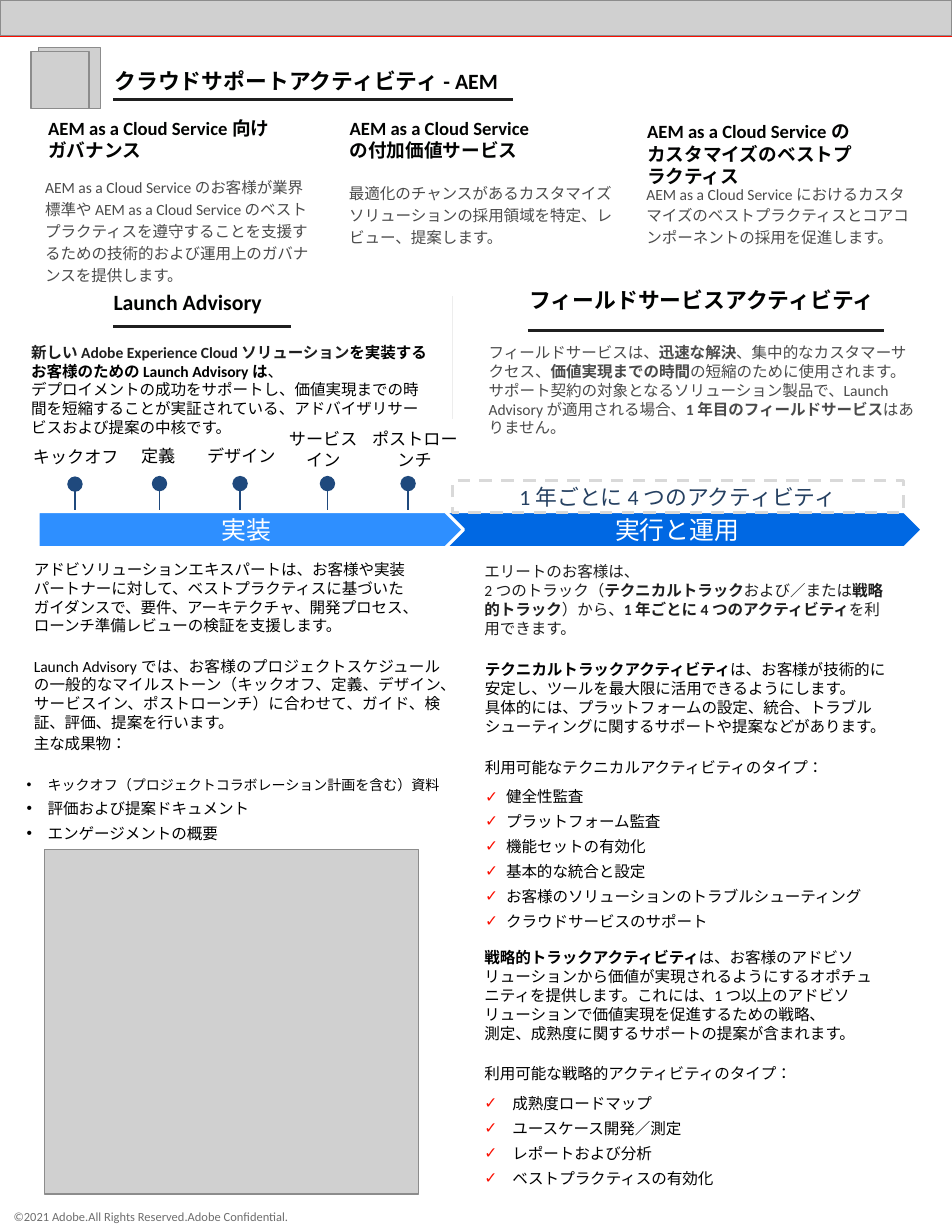
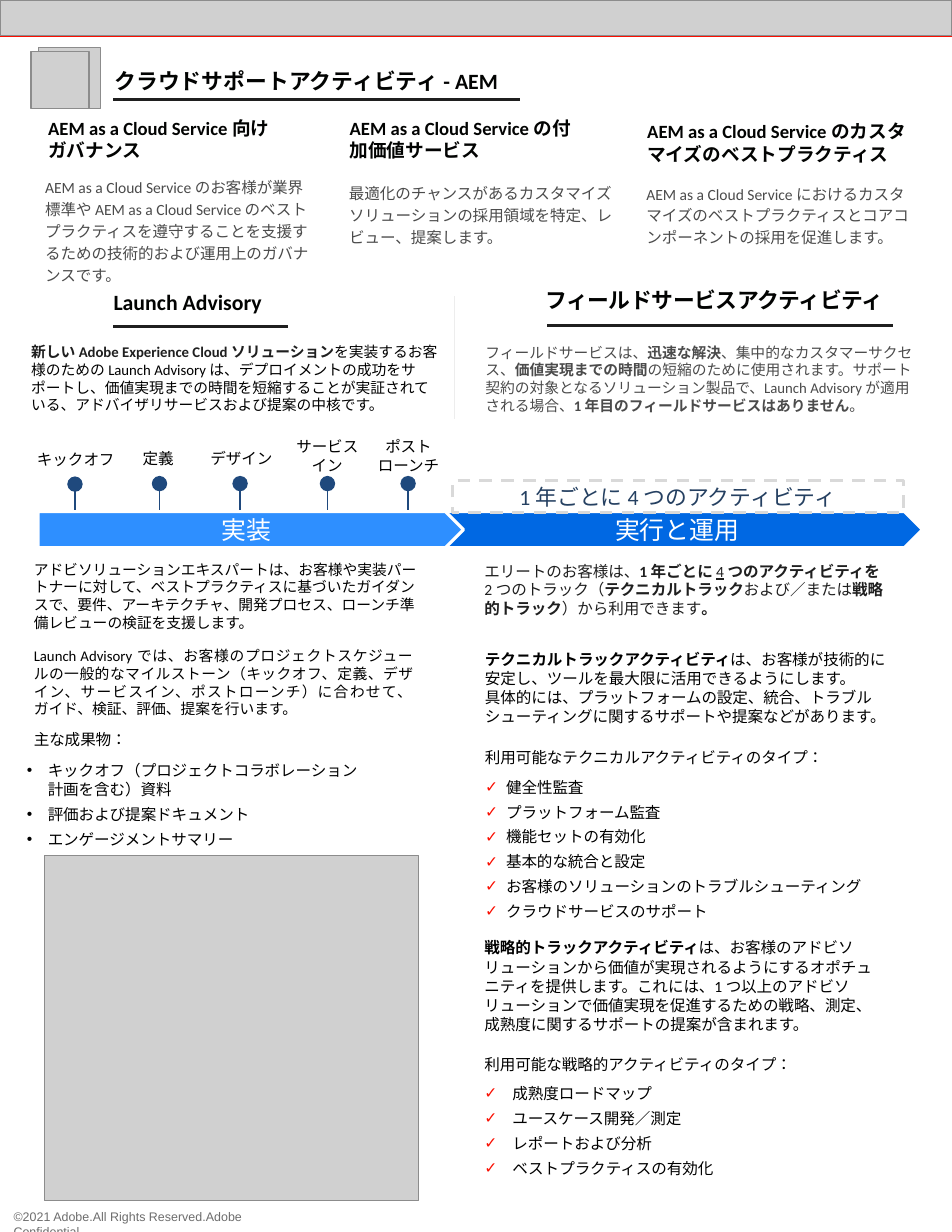
Before and after one commit to AdobeDocs/support-resources.ja-JP, a slide deck: slide 3 of help/data-sheets/assets/EliteSupportDatasheet.pptx. Drawn at 952x1232 pixels with LibreOffice and Linux fonts; fonts in the diff are those of the drawing; grey boxes stand for pictures. Boxes give left, top, right and bottom in pixels: in the first picture for what was removed or moved away, otherwise in the second. Text is boxed around its words. In the diff, an @@ line names an element or a change of style, - is before the commit and + after.

```diff
--- a/help/data-sheets/assets/EliteSupportDatasheet.pptx
+++ b/help/data-sheets/assets/EliteSupportDatasheet.pptx
@@ freeform shape: place and size @@
-freeform shape at (113, 100, 513, 105)
+freeform shape at (113, 100, 520, 113)
@@ text "AEM as a Cloud Service ..." rewrapped from (350, 122, 529, 159) to (350, 119, 571, 159) @@
@@ text "AEM as a Cloud Service ..." rewrapped from (647, 124, 852, 185) to (647, 122, 906, 163) @@
@@ text at (45, 180, 308, 282): text changed @@
-AEM as a Cloud Service のお客様が業界標準や AEM as a Cloud Service のベストプラクティスを遵守することを支援するための技術的および運用上のガバナンスを提供します。
+AEM as a Cloud Service のお客様が業界標準や AEM as a Cloud Service のベストプラクティスを遵守することを支援するための技術的および運用上のガバナンスです。
@@ freeform shape at (455, 296, 455, 419): outline redrawn @@
@@ text "フィールドサービスアクティビティ": place and size @@
-text "フィールドサービスアクティビティ" at (529, 289, 874, 310)
+text "フィールドサービスアクティビティ" at (545, 289, 883, 310)
@@ text "フィールドサービスアクティビティ" at (545, 289, 883, 310): letter spacing 0 to -0.3 pt @@
@@ freeform shape: place and size @@
-freeform shape at (113, 327, 291, 334)
+freeform shape at (113, 327, 288, 338)
@@ freeform shape: place and size @@
-freeform shape at (528, 319, 884, 330)
+freeform shape at (548, 325, 893, 340)
@@ text at (31, 344, 437, 412): text changed; size 10 to 9.5 pt @@
-新しい Adobe Experience Cloud ソリューションを実装するお客様のための Launch Advisory は、
-デプロイメントの成功をサポートし、価値実現までの時間を短縮することが実証されている、アドバイザリサービスおよび提案の中核です。
+新しい Adobe Experience Cloud ソリューションを実装するお客様のための Launch Advisory は、デプロイメントの成功をサポートし、価値実現までの時間を短縮することが実証されている、アドバイザリサービスおよび提案の中核です。
@@ text "フィールドサービスは、迅速な解決、集中的なカスタマーサクセス、価値実現までの時間の短縮のために使用されます。サポート契約 ..." at (485, 345, 912, 413): size 10 to 9.5 pt; bold on in "年目のフィールドサービスはありません。" @@
@@ size 11 to 10 pt in 3 elements at (143, 451, 174, 466), (210, 451, 272, 465), (37, 452, 115, 466) @@
@@ text at (296, 439, 358, 472): text changed; size 11 to 10 pt @@
-サービスイン
+サービス
+イン
@@ text at (378, 439, 439, 472): text changed; size 11 to 10 pt @@
-ポストローンチ
+ポスト
+ローンチ
@@ text at (34, 562, 417, 630): size 10 to 9.5 pt @@
@@ text at (484, 563, 883, 616): text changed @@
-エリートのお客様は、
-2 つのトラック（テクニカルトラックおよび／または戦略的トラック）から、1 年ごとに 4 つのアクティビティを利用できます。
+エリートのお客様は、1 年ごとに 4 つのアクティビティを 2 つのトラック（テクニカルトラックおよび／または戦略的トラック）から利用できます。
@@ text at (34, 648, 413, 716): text changed; size 10 to 9.5 pt @@
-Launch Advisory では、お客様のプロジェクトスケジュールの一般的なマイルストーン（キックオフ、定義、デザイン、サービスイン、ポストローンチ）に合わせて、ガイド、検証、評価、提案を行います。
+Launch Advisory では、お客様のプロジェクトスケジュールの一般的なマイルストーン（キックオフ、定義、デザイン、サービスイン、ポストローンチ）に合わせて、
+ガイド、検証、評価、提案を行います。
@@ text "テクニカルトラックアクティビティは、お客様が技術的に安定し、ツールを最大限に活用できるようにします。 具体的には、プラッ ...": place and size @@
-text "テクニカルトラックアクティビティは、お客様が技術的に安定し、ツールを最大限に活用できるようにします。 具体的には、プラッ ..." at (485, 662, 886, 734)
+text "テクニカルトラックアクティビティは、お客様が技術的に安定し、ツールを最大限に活用できるようにします。 具体的には、プラッ ..." at (485, 652, 886, 724)
@@ text "主な成果物：": place and size @@
-text "主な成果物：" at (34, 736, 127, 751)
+text "主な成果物：" at (34, 732, 127, 747)
@@ text "利用可能なテクニカルアクティビティのタイプ：": place and size @@
-text "利用可能なテクニカルアクティビティのタイプ：" at (485, 760, 861, 928)
+text "利用可能なテクニカルアクティビティのタイプ：" at (485, 750, 861, 918)
@@ text "キックオフ（プロジェクトコラボレーション計画を含む）資料": place and size @@
-text "キックオフ（プロジェクトコラボレーション計画を含む）資料" at (48, 778, 440, 840)
+text "キックオフ（プロジェクトコラボレーション計画を含む）資料" at (48, 763, 358, 846)
@@ text at (48, 763, 358, 797): size 9 to 10 pt in "キックオフ（プロジェクトコラボレーション計画を含む）資料" @@
@@ text at (48, 832, 234, 846): text changed @@
-• エンゲージメントの概要
+• エンゲージメントサマリー
@@ picture: place and size @@
-picture at (45, 849, 419, 1194)
+picture at (45, 856, 419, 1201)
@@ text "戦略的トラックアクティビティは、お客様のアドビソリューションから価値が実現されるようにするオポチュニティを提供します。こ ...": place and size @@
-text "戦略的トラックアクティビティは、お客様のアドビソリューションから価値が実現されるようにするオポチュニティを提供します。こ ..." at (484, 950, 871, 1186)
+text "戦略的トラックアクティビティは、お客様のアドビソリューションから価値が実現されるようにするオポチュニティを提供します。こ ..." at (484, 940, 871, 1176)
@@ text at (484, 940, 871, 1032): spaces changed @@
-戦略的トラックアクティビティは、お客様のアドビソリューションから価値が実現されるようにするオポチュニティを提供します。これには、1 つ以上のアドビソリューションで価値実現を促進するための戦略、
-測定、成熟度に関するサポートの提案が含まれます。
+戦略的トラックアクティビティは、お客様のアドビソリューションから価値が実現されるようにするオポチュニティを提供します。これには、1 つ以上のアドビソリューションで価値実現を促進するための戦略、測定、成熟度に関するサポートの提案が含まれます。
@@ text "©2021 Adobe.All Rights Reserved.Adobe Confidential." at (14, 1212, 242, 1224): font Calibri to Arial @@
```
Also in this commit, not shown: 3 other slides changed, 8 other files.
